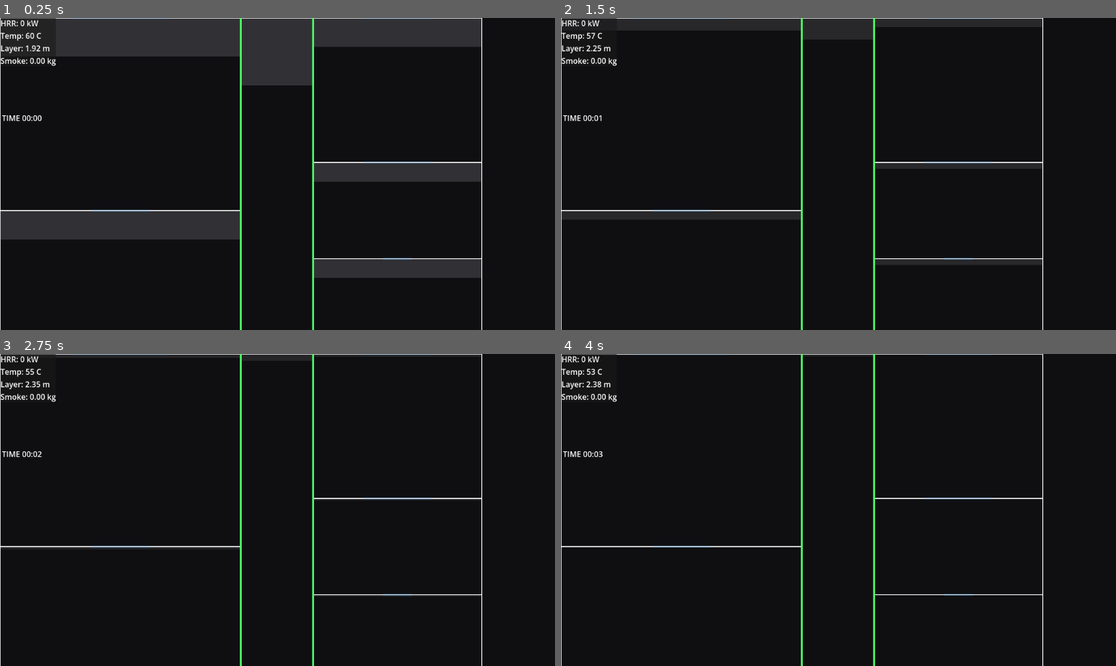
Above: before the commit, frames 1-4 (two rows, left to right).
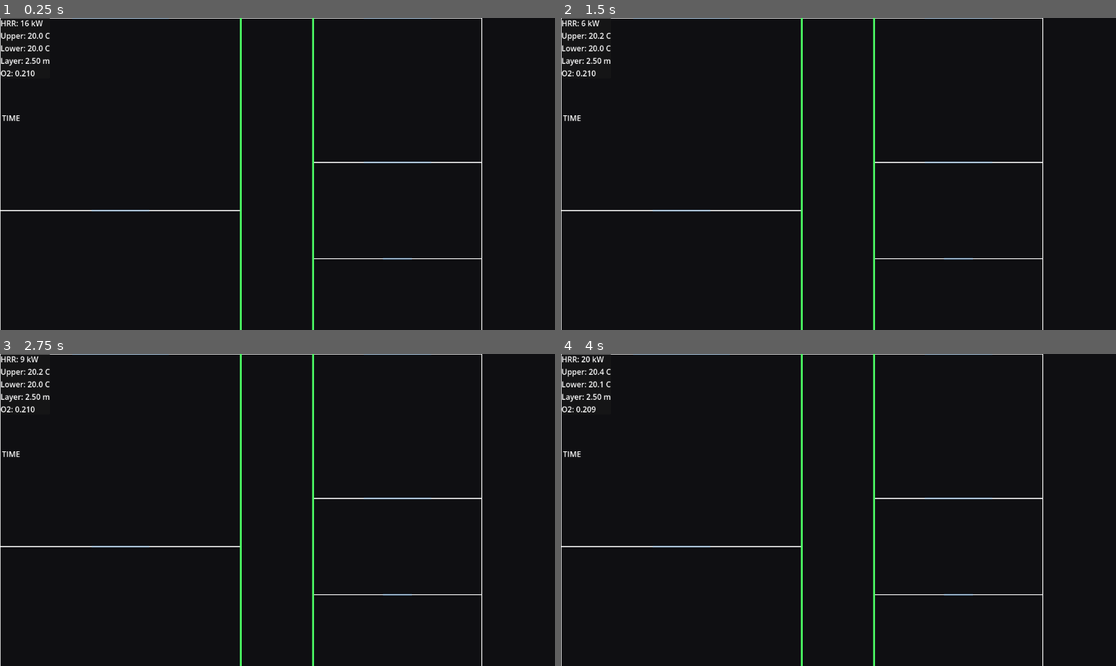
Above: after the commit, the same moments.

Repository: pkt-dangpv/simufire
Game: Godot game, scene res://main.tscn
Same seed, same stepped clock (60 frames per second), same inputs: the game is played once before the commit and once after it.
Inputs:
- Up to frame 1 (0.25 s): no input
- Up to frame 2 (1.5 s): no input
- Up to frame 3 (2.75 s): tap Enter at 2 s
- Up to frame 4 (4 s): tap Space at 2.75 s

The runs differ from the first frame. In frame 1, 17% of the frame differs, in the area x 0-87%, y 0-84%; in frame 2, 5.4%; in frame 3, 0.5%; in frame 4, 0.5%.
Error after the commit: Invalid assignment of property or key 'base_spill_kg_s_per_m2' with value of type 'float' on a base object of type 'Resource (SmokeModel)'. (res://sim/Building…

Commit message:
actualizacion de scripts

Diff:
--- a/main.tscn
+++ b/main.tscn
@@ -4,6 +4,7 @@
 [ext_resource type="Script" uid="uid://clan116mabqti" path="res://scripts/Visualizer.gd" id="2_0xm2m"]
 [ext_resource type="Script" uid="uid://1sbehqy3k8" path="res://sim/BuildingModel.gd" id="3_1bvp3"]
 [ext_resource type="Script" uid="uid://bi64gqhwao7fw" path="res://ui/hud.gd" id="3_h2yge"]
+[ext_resource type="Script" uid="uid://cvb6uvgr0oy8n" path="res://scripts/fire/FireModel.gd" id="5_lquwl"]
 
 [node name="Main" type="Node" unique_id=1481794009]
 script = ExtResource("1_ig7tw")
@@ -133,3 +134,7 @@
 offset_right = 43.0
 offset_bottom = 220.0
 text = "TIME"
+
+[node name="FireModel" type="Node" parent="." unique_id=502688712]
+script = ExtResource("5_lquwl")
+metadata/_custom_type_script = "uid://cvb6uvgr0oy8n"
--- a/scripts/Main.gd
+++ b/scripts/Main.gd
@@ -1,14 +1,23 @@
 extends Node
 
-@onready var building = $World/BuildingModel
+# @onready var building = $World/BuildingModel
 @onready var hud = $UI/HUD
 @onready var status_label = $UI/HUD/StatusPanel/MarginContainer/StatusLabel
+@onready var fire_model: FireModel = $FireModel
+
 
 func _ready() -> void:
 	print("Main ready")
-	building.state_changed.connect(_on_building_state)
+	#building.state_changed.connect(_on_building_state)
+	fire_model.fire_state.connect(_on_fire_state)
+
+
+func _process(delta: float) -> void:
+	fire_model.step(delta)
+
 
 func _on_building_state(state: Dictionary) -> void:
+
 	hud.update_state(state)
 
 	var r0: Dictionary = state.get("0", {})
@@ -23,3 +32,14 @@
 	status_label.text = \
 		"HRR: %.0f kW\nTemp: %.0f C\nLayer: %.2f m\nSmoke: %.2f kg" \
 		% [hrr, temp, layer, smoke]
+
+func _on_fire_state(state: Dictionary) -> void:
+	var hrr: float = float(state.get("HRR", 0.0))
+	var temp_upper: float = float(state.get("TempUpper", 0.0))
+	var temp_lower: float = float(state.get("TempLower", 0.0))
+	var layer: float = float(state.get("LayerHeight", 0.0))
+	var o2_value: float = float(state.get("O2", 0.0))
+
+	status_label.text = \
+		"HRR: %.0f kW\nUpper: %.1f C\nLower: %.1f C\nLayer: %.2f m\nO2: %.3f" \
+		% [hrr, temp_upper, temp_lower, layer, o2_value]
--- /dev/null
+++ b/scripts/building/RoomModel.gd
@@ -0,0 +1,171 @@
+extends Resource
+class_name RoomModel
+
+## ============================================================
+## RoomModel
+## ------------------------------------------------------------
+## Representa un compartimento del edificio.
+##
+## Este script guarda:
+## - identificación
+## - geometría
+## - estado del gas / capas
+## - estado básico del incendio
+##
+## También incluye funciones de compatibilidad para el motor
+## antiguo (BuildingModel / SmokeModel), para que no reviente
+## el proyecto mientras refactorizas.
+## ============================================================
+
+
+# ============================================================
+# IDENTIFICACIÓN
+# ============================================================
+
+@export var id: int = 0
+@export var name: String = "Room"
+@export var kind: String = "generic"
+
+
+# ============================================================
+# GEOMETRÍA (metros)
+# ============================================================
+
+@export var width_m: float = 4.0
+@export var length_m: float = 5.0
+@export var height_m: float = 2.5
+
+
+# ============================================================
+# ESTADO DEL GAS / CAPAS
+# ============================================================
+
+## Fracción de oxígeno (0.0 - 0.21 aprox.)
+@export var o2: float = 0.21
+
+## Masa de humo acumulada en la capa superior (kg)
+@export var smoke_mass_kg: float = 0.0
+
+## Temperaturas de capas (°C)
+@export var temp_upper_c: float = 20.0
+@export var temp_lower_c: float = 20.0
+
+## Altura de la interfaz de capas medida desde el suelo (m)
+@export var h_layer_m: float = 2.5
+
+
+# ============================================================
+# ESTADO DEL INCENDIO / EVENTOS
+# ============================================================
+
+## HRR local de la sala (kW)
+@export var hrr_kw: float = 0.0
+
+## Flags simples de eventos
+@export var flashover_triggered: bool = false
+@export var pre_flashover: bool = false
+@export var backdraft_risk: bool = false
+
+
+# ============================================================
+# GEOMETRÍA AUXILIAR
+# ============================================================
+
+func get_floor_area_m2() -> float:
+	return width_m * length_m
+
+
+func get_volume_m3() -> float:
+	return width_m * length_m * height_m
+
+
+# ============================================================
+# RESET
+# ============================================================
+
+func reset_room_state() -> void:
+	o2 = 0.21
+	smoke_mass_kg = 0.0
+	temp_upper_c = 20.0
+	temp_lower_c = 20.0
+	h_layer_m = height_m
+	hrr_kw = 0.0
+	flashover_triggered = false
+	pre_flashover = false
+	backdraft_risk = false
+
+
+# ============================================================
+# VALIDACIÓN / CLAMP
+# ============================================================
+## Mantiene el estado dentro de límites razonables y evita
+## valores absurdos que luego rompen la simulación.
+
+func clamp_state() -> void:
+	o2 = clampf(o2, 0.0, 0.21)
+	smoke_mass_kg = maxf(smoke_mass_kg, 0.0)
+
+	temp_upper_c = clampf(temp_upper_c, 20.0, 1200.0)
+	temp_lower_c = clampf(temp_lower_c, 20.0, temp_upper_c)
+
+	h_layer_m = clampf(h_layer_m, 0.0, height_m)
+	hrr_kw = maxf(hrr_kw, 0.0)
+
+
+# ============================================================
+# FUNCIONES DE COMPATIBILIDAD CON EL MOTOR ACTUAL
+# ============================================================
+
+## Añade humo a la capa superior
+func add_upper_smoke(mass_kg: float) -> void:
+	smoke_mass_kg += maxf(mass_kg, 0.0)
+	clamp_state()
+
+
+## Añade incremento directo de temperatura a la capa superior
+func add_heat_to_upper(delta_temp_c: float) -> void:
+	temp_upper_c += delta_temp_c
+	clamp_state()
+
+
+## Añade energía térmica a la capa superior.
+## Conversión simplificada energía -> temperatura.
+## No pretende ser un modelo físico fino: solo compatibilidad.
+func add_upper_energy(energy_kj: float) -> void:
+	var room_volume_m3: float = maxf(get_volume_m3(), 0.1)
+	var delta_temp_c: float = maxf(energy_kj, 0.0) / (room_volume_m3 * 1.2)
+
+	temp_upper_c += delta_temp_c
+	clamp_state()
+
+
+## Consume oxígeno de la sala
+func consume_o2(amount: float) -> void:
+	o2 -= maxf(amount, 0.0)
+	clamp_state()
+
+
+# ============================================================
+# EXPORT / DEBUG
+# ============================================================
+
+func to_state_dict() -> Dictionary:
+	return {
+		"id": id,
+		"name": name,
+		"kind": kind,
+		"width_m": width_m,
+		"length_m": length_m,
+		"height_m": height_m,
+		"floor_area_m2": get_floor_area_m2(),
+		"volume_m3": get_volume_m3(),
+		"o2": o2,
+		"smoke_mass_kg": smoke_mass_kg,
+		"temp_upper_c": temp_upper_c,
+		"temp_lower_c": temp_lower_c,
+		"h_layer_m": h_layer_m,
+		"hrr_kw": hrr_kw,
+		"flashover_triggered": flashover_triggered,
+		"pre_flashover": pre_flashover,
+		"backdraft_risk": backdraft_risk
+	}
--- /dev/null
+++ b/scripts/fire/FireModel.gd
@@ -0,0 +1,77 @@
+extends Node
+class_name FireModel
+
+signal fire_state(state: Dictionary)
+
+var sim_time: float = 0.0
+
+var hrr_kw: float = 20.0
+var growth_rate: float = 0.002
+
+var o2: float = 0.21
+var smoke_mass: float = 0.0
+
+var temp_upper: float = 20.0
+var temp_lower: float = 20.0
+
+var layer_height: float = 2.4
+var room_height: float = 2.5
+
+
+func step(delta: float) -> void:
+	sim_time += delta
+
+	_update_fire_growth(delta)
+	_consume_o2(delta)
+	_produce_smoke(delta)
+	_update_temperatures(delta)
+	_update_layer_height()
+
+	print("HRR: %.1f  Temp: %.1f" % [hrr_kw, temp_upper])
+
+	fire_state.emit(get_state())
+
+
+
+
+func _update_fire_growth(delta: float) -> void:
+	var hrr_target: float = growth_rate * sim_time * sim_time * 1000.0
+	var o2_limit: float = clamp(o2 / 0.21, 0.0, 1.0)
+
+	hrr_kw = lerpf(hrr_kw, hrr_target * o2_limit, delta)
+
+
+func _consume_o2(delta: float) -> void:
+	var consumption: float = hrr_kw * 0.00002 * delta
+	o2 = max(o2 - consumption, 0.05)
+
+
+func _produce_smoke(delta: float) -> void:
+	smoke_mass += hrr_kw * 0.0001 * delta
+
+
+func _update_temperatures(delta: float) -> void:
+	var ambient: float = 20.0
+	var heat_gain: float = hrr_kw * 0.01 * delta
+	var cooling: float = max(temp_upper - ambient, 0.0) * 0.02 * delta
+
+	temp_upper += heat_gain - cooling
+	temp_upper = clamp(temp_upper, ambient, 900.0)
+
+	temp_lower = lerpf(temp_lower, ambient + (temp_upper - ambient) * 0.25, delta * 0.5)
+	temp_lower = clamp(temp_lower, ambient, temp_upper)
+
+
+func _update_layer_height() -> void:
+	layer_height = room_height - smoke_mass * 0.02
+	layer_height = clamp(layer_height, 0.3, room_height)
+
+
+func get_state() -> Dictionary:
+	return {
+		"HRR": hrr_kw,
+		"O2": o2,
+		"TempUpper": temp_upper,
+		"TempLower": temp_lower,
+		"LayerHeight": layer_height
+	}
--- a/sim/BuildingModel.gd
+++ b/sim/BuildingModel.gd
@@ -139,7 +139,13 @@
 	var area_m2: float = rect_m.size.x * rect_m.size.y
 	var vol_m3: float = area_m2 * height_m
 
-	var r: RoomModel = RoomModel.new(id, room_name, kind, vol_m3, height_m)
+	var r: RoomModel = RoomModel.new()
+	r.id = id
+	r.name = room_name
+	r.width_m = rect_m.size.x
+	r.length_m = rect_m.size.y
+	r.height_m = height_m
+
 	r.o2 = o2_nominal
 	rooms[id] = r
 
@@ -249,7 +255,7 @@
 	R.hrr_kw = hrr_kw
 
 	# humo
-	smoke_model.generate_fire_smoke(R, hrr_kw, delta, smoke_yield_kg_per_MJ)
+	smoke_model.generate_fire_smoke(R, R.hrr_kw, delta)
 
 	# energía directa del fuego a la capa upper
 	R.add_upper_energy(hrr_kw * delta)
@@ -348,8 +354,8 @@
 	dm: float,
 	d_o2: Dictionary
 ) -> void:
-	var air_from: float = air_density_kg_m3 * from_room.volume_m3
-	var air_to: float = air_density_kg_m3 * to_room.volume_m3
+	var air_from: float = air_density_kg_m3 * from_room.get_volume_m3()
+	var air_to: float = air_density_kg_m3 * to_room.get_volume_m3()
 	var denom: float = maxf(1.0, air_from + air_to)
 
 	var mix: float = clampf(o2_mix_rate * (dm / denom) * 50.0, 0.0, 0.25)
--- a/sim/FireModel.gd
+++ /dev/null
@@ -1,271 +0,0 @@
-extends Node
-class_name FireModel
-
-signal state_changed(state: Dictionary)
-
-# =========================
-# COMPARTIMENTO
-# =========================
-@export var room_volume_m3: float = 60.0
-@export var room_height_m: float = 2.4
-@export var air_density: float = 1.2
-@export var ambient_temp_c: float = 20.0
-@export var ambient_o2: float = 0.209
-
-@export var opening_width_m: float = 0.9
-@export var opening_height_m: float = 2.0
-
-# =========================
-# CONTROL
-# =========================
-var vent_open: float = 0.0
-var water_flow: float = 0.0
-
-# =========================
-# ESTADO
-# =========================
-var h_layer_m: float = 1.8
-var temp_upper_c: float = 60.0
-var temp_lower_c: float = 20.0
-var o2: float = 0.209
-
-# =========================
-# FUEGO
-# =========================
-@export var alpha_kw_s2: float = 0.0117
-@export var hrr_max_kw: float = 5000.0
-
-var fire_time_s: float = 0.0
-var hrr_kw: float = 0.0
-
-# =========================
-# COMBUSTIBLE
-# =========================
-@export var fuel_load_MJ: float = 500.0
-var fuel_remaining_MJ: float = 500.0
-
-# potencia máxima que el combustible puede liberar
-@export var fuel_burn_rate_MJ_s: float = 2.0
-
-# =========================
-# PARÁMETROS
-# =========================
-@export var o2_limit_start: float = 0.15
-@export var o2_floor: float = 0.10
-
-const HEAT_PER_KG_O2_KJ: float = 13100.0
-
-@export var base_air_exchange_ach: float = 0.2
-@export var vent_air_exchange_ach: float = 12.0
-
-@export var upper_heat_gain_c_per_kj: float = 0.002
-@export var lower_coupling_s: float = 0.02
-
-@export var layer_drop_m_per_kj: float = 0.00003
-@export var layer_recover_s: float = 0.04
-@export var layer_target_m: float = 2.2
-
-@export var water_hrr_reduction_max: float = 0.55
-@export var water_upper_cool_c_per_s: float = 35.0
-
-# =========================
-# EVENTOS
-# =========================
-@export var flashover_temp_c: float = 600.0
-@export var flashover_layer_m: float = 0.7
-
-var flashover: bool = false
-
-@export var backdraft_o2: float = 0.12
-@export var backdraft_hrr_fuel_threshold_kw: float = 800.0
-
-var backdraft_armed: bool = false
-
-# =========================
-# API UI
-# =========================
-func set_vent_open(v: float) -> void:
-	vent_open = clampf(v, 0.0, 1.0)
-
-func set_water_flow(v: float) -> void:
-	water_flow = clampf(v, 0.0, 1.0)
-
-func reset() -> void:
-
-	fire_time_s = 0.0
-	hrr_kw = 0.0
-
-	o2 = ambient_o2
-	temp_upper_c = maxf(ambient_temp_c, 60.0)
-	temp_lower_c = ambient_temp_c
-
-	h_layer_m = 1.8
-
-	fuel_remaining_MJ = fuel_load_MJ
-
-	flashover = false
-	backdraft_armed = false
-
-	emit_state()
-
-# =========================
-# LOOP
-# =========================
-func _physics_process(delta: float) -> void:
-
-	step(delta)
-	emit_state()
-
-func step(delta: float) -> void:
-
-	fire_time_s += delta
-
-	# =====================
-	# HRR t²
-	# =====================
-
-	var hrr_fuel_kw: float = alpha_kw_s2 * fire_time_s * fire_time_s
-	hrr_fuel_kw = minf(hrr_fuel_kw, hrr_max_kw)
-
-	# =====================
-	# HRR ventilación
-	# =====================
-
-	var av: float = vent_open * opening_width_m * opening_height_m
-	var hv: float = opening_height_m
-
-	var hrr_vent_kw: float = 1500.0 * av * sqrt(hv)
-	hrr_vent_kw = minf(hrr_vent_kw, hrr_max_kw)
-
-	# =====================
-	# HRR combustible
-	# =====================
-
-	var hrr_fuel_limit_kw: float = fuel_burn_rate_MJ_s * 1000.0
-
-	# =====================
-	# HRR final
-	# =====================
-
-	var hrr_base_kw: float = minf(hrr_fuel_kw, minf(hrr_vent_kw, hrr_fuel_limit_kw))
-
-	# =====================
-	# limitación O2
-	# =====================
-
-	var o2_factor: float = 1.0
-
-	if o2 < o2_limit_start:
-		o2_factor = clampf(o2 / o2_limit_start, 0.0, 1.0)
-
-	# =====================
-	# agua
-	# =====================
-
-	var water_factor: float = 1.0 - water_hrr_reduction_max * water_flow
-	water_factor = clampf(water_factor, 0.1, 1.0)
-
-	hrr_kw = hrr_base_kw * o2_factor * water_factor
-	hrr_kw = clampf(hrr_kw, 0.0, hrr_max_kw)
-
-	# =====================
-	# consumo combustible
-	# =====================
-
-	var energy_MJ: float = hrr_kw * delta / 1000.0
-	fuel_remaining_MJ = maxf(0.0, fuel_remaining_MJ - energy_MJ)
-
-	if fuel_remaining_MJ <= 0.0:
-		hrr_kw = 0.0
-
-	# =====================
-	# consumo O2
-	# =====================
-
-	var kg_o2_cons_s: float = hrr_kw / HEAT_PER_KG_O2_KJ
-
-	var m_air: float = room_volume_m3 * air_density
-	var m_o2: float = o2 * m_air
-
-	m_o2 = maxf(0.0, m_o2 - kg_o2_cons_s * delta)
-
-	# ventilación
-
-	var ach: float = base_air_exchange_ach + vent_air_exchange_ach * vent_open
-	var mix_rate: float = ach / 3600.0
-
-	m_o2 += (ambient_o2 * m_air - m_o2) * (1.0 - exp(-mix_rate * delta))
-
-	o2 = clampf(m_o2 / m_air, o2_floor, ambient_o2)
-
-	# =====================
-	# temperatura
-	# =====================
-
-	var energy_kj: float = hrr_kw * delta
-
-	temp_upper_c += energy_kj * upper_heat_gain_c_per_kj
-	temp_upper_c += (ambient_temp_c - temp_upper_c) * (1.0 - exp(-mix_rate * delta))
-	temp_upper_c = maxf(temp_lower_c, temp_upper_c - water_upper_cool_c_per_s * water_flow * delta)
-
-	temp_lower_c += (temp_upper_c - temp_lower_c) * (1.0 - exp(-lower_coupling_s * delta))
-
-	# =====================
-	# capa humo
-	# =====================
-
-	h_layer_m -= energy_kj * layer_drop_m_per_kj
-
-	var rec: float = layer_recover_s * vent_open
-	h_layer_m += (layer_target_m - h_layer_m) * (1.0 - exp(-rec * delta))
-
-	h_layer_m = clampf(h_layer_m, 0.2, room_height_m)
-
-	check_flashover()
-	check_backdraft(hrr_fuel_kw)
-
-# =========================
-# EVENTOS
-# =========================
-func check_flashover() -> void:
-
-	if flashover:
-		return
-
-	if temp_upper_c >= flashover_temp_c and h_layer_m <= flashover_layer_m:
-
-		flashover = true
-
-		if o2 > 0.14:
-			hrr_kw = minf(hrr_max_kw, maxf(hrr_kw, hrr_max_kw * 0.85))
-
-func check_backdraft(hrr_fuel_kw: float) -> void:
-
-	if not backdraft_armed:
-
-		if o2 <= backdraft_o2 and vent_open < 0.05 and hrr_fuel_kw >= backdraft_hrr_fuel_threshold_kw:
-			backdraft_armed = true
-
-		return
-
-	if vent_open >= 0.35:
-
-		hrr_kw = minf(hrr_max_kw, maxf(hrr_kw, hrr_max_kw * 0.95))
-		temp_upper_c = maxf(temp_upper_c, 700.0)
-
-		backdraft_armed = false
-
-# =========================
-# OUTPUT
-# =========================
-func emit_state() -> void:
-
-	state_changed.emit({
-		"h_layer_m": h_layer_m,
-		"temp_upper_c": temp_upper_c,
-		"temp_lower_c": temp_lower_c,
-		"o2": o2,
-		"hrr_kw": hrr_kw,
-		"fuel_remaining_MJ": fuel_remaining_MJ,
-		"flashover": flashover
-	})
--- a/sim/SmokeModel.gd
+++ b/sim/SmokeModel.gd
@@ -1,142 +1,78 @@
-extends RefCounted
+extends Resource
 class_name SmokeModel
 
-var smoke_density_kg_m3: float = 0.9
-
-# Transporte de humo entre compartimentos
-var base_spill_kg_s_per_m2: float = 0.18
-var temp_push_factor: float = 0.008
-var max_spill_kg_s: float = 0.9
-
-# Muy importante: limita cuánto humo puede salir por segundo
-var max_fraction_out_per_s: float = 0.025
-
-# Relajación de la capa
-# baja rápido cuando entra humo, sube muy lento cuando sale
-var layer_relax_down: float = 0.18
-var layer_relax_up: float = 0.015
+## ============================================================
+## SmokeModel
+## ------------------------------------------------------------
+## Modelo simplificado de humo para una sala.
+##
+## Responsabilidades:
+## - generar humo a partir del HRR
+## - actualizar la altura de capa
+## - ofrecer funciones auxiliares reutilizables
+##
+## No decide la física global del incendio. Solo trabaja sobre
+## una RoomModel concreta.
+## ============================================================
 
 
-func generate_fire_smoke(room: RoomModel, hrr_kw: float, delta: float, smoke_yield_kg_per_MJ: float) -> float:
-	var e_MJ: float = (hrr_kw * delta) / 1000.0
-	var dm_smoke: float = maxf(0.0, smoke_yield_kg_per_MJ * e_MJ)
-	room.add_upper_smoke(dm_smoke)
-	return dm_smoke
+# ============================================================
+# PARÁMETROS
+# ============================================================
+
+## Producción simplificada de humo: kg/s por kW
+@export var smoke_yield_kg_per_kw_s: float = 0.0001
+
+## Densidad efectiva del humo para convertir masa -> volumen
+@export var smoke_density_kg_m3: float = 0.60
+
+## Altura mínima de capa desde el suelo
+@export var min_layer_height_m: float = 0.20
 
 
-func update_layer_height(room: RoomModel) -> void:
-	var smoke_volume_m3: float = room.smoke_mass_kg / maxf(0.05, smoke_density_kg_m3)
-	var floor_area_m2: float = room.volume_m3 / maxf(0.1, room.height_m)
-	var upper_height_target_m: float = smoke_volume_m3 / maxf(0.01, floor_area_m2)
+# ============================================================
+# API PRINCIPAL
+# ============================================================
 
-	var target_layer_m: float = clampf(room.height_m - upper_height_target_m, 0.2, room.height_m)
+## Genera humo a partir del HRR actual de la sala.
+func generate_fire_smoke(room: RoomModel, hrr_kw: float, delta: float) -> void:
+	if room == null:
+		return
 
-	# Asimetría importante:
-	# - si la capa baja: reacciona relativamente rápido
-	# - si la capa sube: reacciona muy lento
-	if target_layer_m < room.h_layer_m:
-		room.h_layer_m = lerpf(room.h_layer_m, target_layer_m, layer_relax_down)
-	else:
-		room.h_layer_m = lerpf(room.h_layer_m, target_layer_m, layer_relax_up)
-
-	room.h_layer_m = clampf(room.h_layer_m, 0.2, room.height_m)
+	var smoke_generated_kg: float = maxf(hrr_kw, 0.0) * smoke_yield_kg_per_kw_s * maxf(delta, 0.0)
+	room.add_upper_smoke(smoke_generated_kg)
 
 
-func process_opening(
-	op: OpeningModel,
-	rooms: Dictionary,
-	outside_temp_c: float,
-	outside_id: int,
-	delta: float,
-	d_smoke: Dictionary,
-	d_energy: Dictionary,
-	d_o2: Dictionary,
-	mix_o2_cb: Callable,
-	vent_o2_cb: Callable
-) -> void:
-	var A: RoomModel = rooms.get(op.a)
-	if A == null:
+## Recalcula la altura de capa a partir de la masa de humo.
+func update_layer_height(room: RoomModel) -> void:
+	if room == null:
 		return
 
-	var B_is_outside: bool = (op.b == outside_id)
+	var smoke_volume_m3: float = room.smoke_mass_kg / maxf(0.05, smoke_density_kg_m3)
+	var floor_area_m2: float = room.get_floor_area_m2()
 
-	var B: RoomModel = null
-	if not B_is_outside:
-		B = rooms.get(op.b)
-		if B == null:
-			return
+	if floor_area_m2 <= 0.01:
+		floor_area_m2 = maxf(room.get_volume_m3() / maxf(0.1, room.height_m), 0.01)
 
-	var lintel: float = op.lintel_height_m()
+	var upper_height_target_m: float = smoke_volume_m3 / maxf(0.01, floor_area_m2)
+	var target_layer_m: float = clampf(room.height_m - upper_height_target_m, min_layer_height_m, room.height_m)
 
-	# Parte de la abertura sumergida en la capa upper de A
-	var upper_in_open_A: float = maxf(0.0, lintel - A.h_layer_m)
-	var eff_h_A: float = clampf(upper_in_open_A, 0.0, op.height_m)
-	var area_A: float = op.width_m * eff_h_A * op.open_fraction
-
-	# Parte de la abertura sumergida en la capa upper de B
-	var area_B: float = 0.0
-	var Tu_B: float = outside_temp_c
-
-	if not B_is_outside:
-		var upper_in_open_B: float = maxf(0.0, lintel - B.h_layer_m)
-		var eff_h_B: float = clampf(upper_in_open_B, 0.0, op.height_m)
-		area_B = op.width_m * eff_h_B * op.open_fraction
-		Tu_B = B.temp_upper_c
-
-	if area_A <= 0.0 and area_B <= 0.0:
-		return
-
-	var Tu_A: float = A.temp_upper_c
-	var dT: float = Tu_A - Tu_B
-
-	var area_effective: float = maxf(area_A, area_B)
-	var flow_kg_s: float = base_spill_kg_s_per_m2 * area_effective
-	flow_kg_s *= (1.0 + temp_push_factor * absf(dT))
-	flow_kg_s = minf(flow_kg_s, max_spill_kg_s)
-
-	var dm: float = flow_kg_s * delta
-
-	# Clave para que no "se vacíe" la habitación:
-	# solo puede salir una fracción pequeña del humo por segundo
-	var max_fraction_out: float = clampf(max_fraction_out_per_s * delta, 0.0, 0.03)
-
-	if dT >= 0.0:
-		# A -> B / exterior
-		var take: float = minf(dm, A.smoke_mass_kg * max_fraction_out)
-
-		_accum(d_smoke, op.a, -take)
-
-		if not B_is_outside:
-			_accum(d_smoke, op.b, +take)
-
-		# energía asociada al humo desplazado
-		var dE_kJ: float = take * 1.5 * maxf(0.0, dT)
-		_accum(d_energy, op.a, -dE_kJ)
-
-		if not B_is_outside:
-			_accum(d_energy, op.b, +dE_kJ)
-
-		if not B_is_outside:
-			mix_o2_cb.call(op.a, A, op.b, B, dm, d_o2)
-		else:
-			vent_o2_cb.call(op.a, A, op, dm, d_o2)
-
-	else:
-		# B -> A
-		if B_is_outside:
-			return
-
-		var take2: float = minf(dm, B.smoke_mass_kg * max_fraction_out)
-
-		_accum(d_smoke, op.b, -take2)
-		_accum(d_smoke, op.a, +take2)
-
-		var dE_kJ2: float = take2 * 1.5 * maxf(0.0, -dT)
-		_accum(d_energy, op.b, -dE_kJ2)
-		_accum(d_energy, op.a, +dE_kJ2)
-
-		mix_o2_cb.call(op.b, B, op.a, A, dm, d_o2)
+	room.h_layer_m = target_layer_m
+	room.clamp_state()
 
 
-func _accum(dict: Dictionary, key: int, value: float) -> void:
-	dict[key] = dict.get(key, 0.0) + value
+## Paso completo del modelo de humo para una sala.
+func step_room_smoke(room: RoomModel, hrr_kw: float, delta: float) -> void:
+	generate_fire_smoke(room, hrr_kw, delta)
+	update_layer_height(room)
+
+
+# ============================================================
+# UTILIDADES
+# ============================================================
+
+func estimate_smoke_volume_m3(room: RoomModel) -> float:
+	if room == null:
+		return 0.0
+
+	return room.smoke_mass_kg / maxf(0.05, smoke_density_kg_m3)
--- a/sim/models/RoomModel.gd
+++ /dev/null
@@ -1,50 +0,0 @@
-extends RefCounted
-class_name RoomModel
-
-var id: int
-var name: String
-var kind: String
-
-var volume_m3: float
-var height_m: float
-var floor_area_m2: float
-
-var flashover_triggered: bool = false
-var pre_flashover: bool = false
-
-# Estado 2 capas (simplificado)
-var h_layer_m: float = 1.8
-var temp_upper_c: float = 60.0
-var temp_lower_c: float = 20.0
-var o2: float = 0.209
-
-# Humo como "masa equivalente" (no química completa aún)
-var smoke_mass_kg: float = 0.0
-
-# Fuego (puedes enchufar tu FireModel actual aquí luego)
-var hrr_kw: float = 0.0
-
-func _init(_id:int, _name:String, _kind:String, _volume:float, _height:float) -> void:
-	id = _id
-	name = _name
-	kind = _kind
-	volume_m3 = _volume
-	height_m = _height
-	floor_area_m2 = volume_m3 / height_m
-
-func upper_thickness_m() -> float:
-	return maxf(0.0, height_m - h_layer_m)
-
-func clamp_state() -> void:
-	h_layer_m = clampf(h_layer_m, 0.2, height_m)
-	o2 = clampf(o2, 0.10, 0.209)
-	temp_upper_c = maxf(temp_upper_c, temp_lower_c)
-
-func add_upper_smoke(dm_kg: float) -> void:
-	smoke_mass_kg = maxf(0.0, smoke_mass_kg + dm_kg)
-
-func add_upper_energy(dE_kJ: float) -> void:
-	# Modelo muy simple: energía -> subida de Tupper
-	# Ajustable: "capacidad térmica efectiva" del upper (kJ/°C)
-	var cap_kJ_per_C := 300.0  # tuning
-	temp_upper_c += dE_kJ / cap_kJ_per_C
Not shown, added: scripts/building/RoomModel.gd.uid
Not shown, added: scripts/fire/FireModel.gd.uid
Not shown, removed: sim/FireModel.gd.uid
Not shown, removed: sim/models/RoomModel.gd.uid
